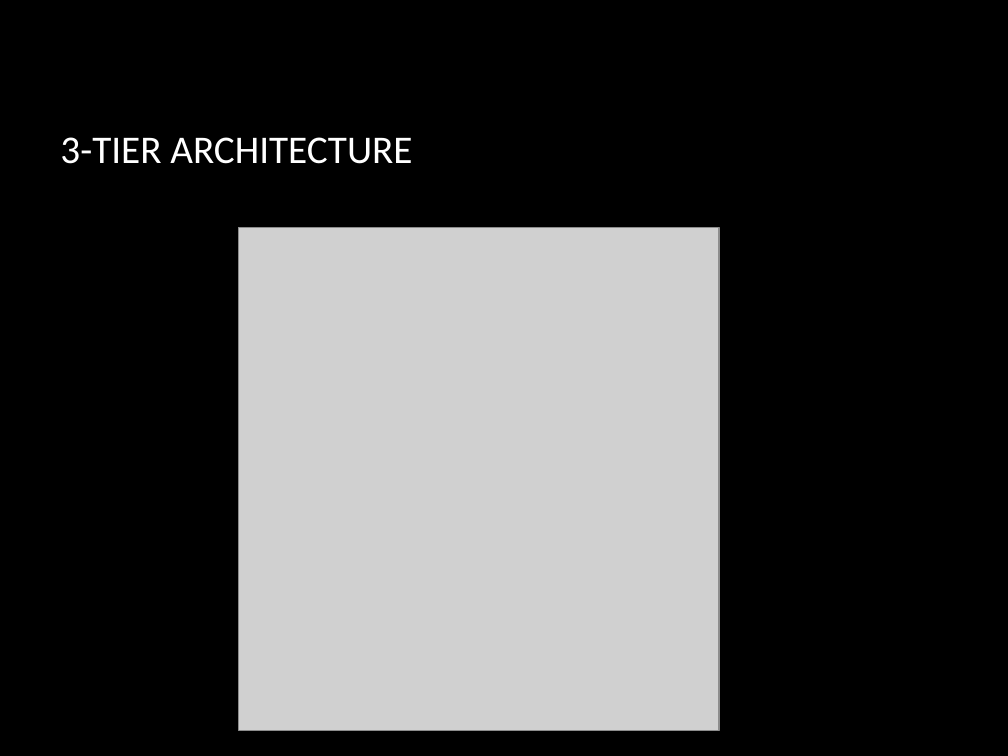
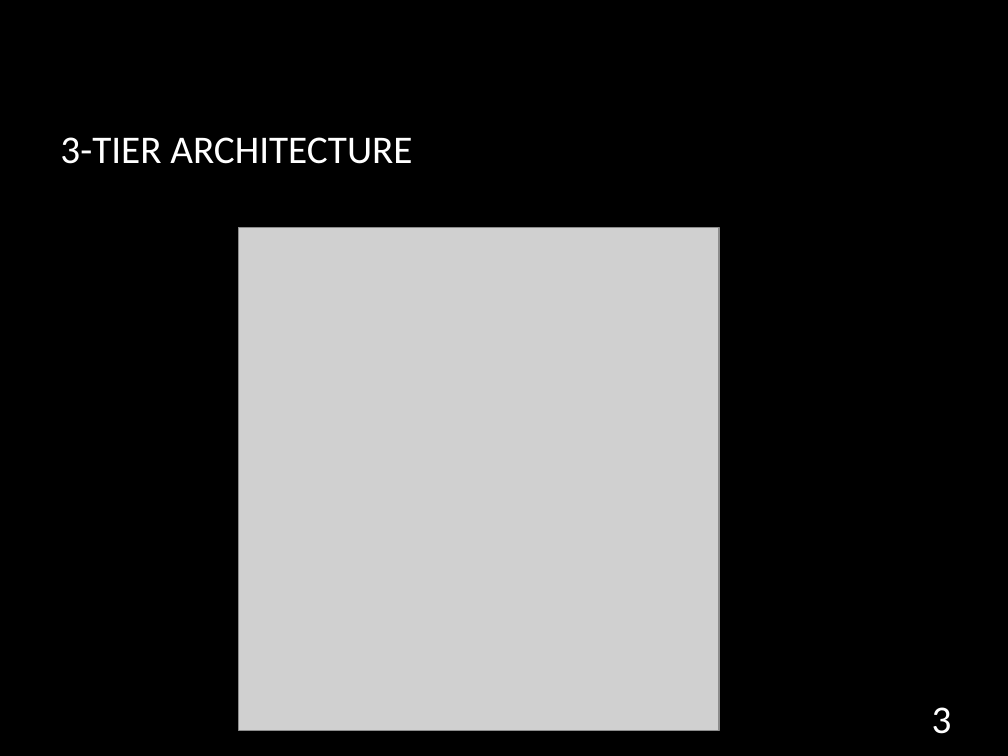
Before and after one commit to hmtri92/final-project, a slide deck: slide 3 of document/slide.pptx (slide 4 before the commit). Drawn at 1008x756 pixels with LibreOffice and Linux fonts; fonts in the diff are those of the drawing; grey boxes stand for pictures; background and template pictures are left out. Boxes give left, top, right and bottom in pixels: in the first picture for what was removed or moved away, otherwise in the second. Text is boxed around its words. In the diff, an @@ line names an element or a change of style, - is before the commit and + after.

```diff
--- a/document/slide.pptx
+++ b/document/slide.pptx
@@ page number added at (932, 707, 952, 734), 28 pt, text #FFFFFF @@
+3
```
Also in this commit, not shown: 7 other slides changed, 1 slide added, 40 other files.
